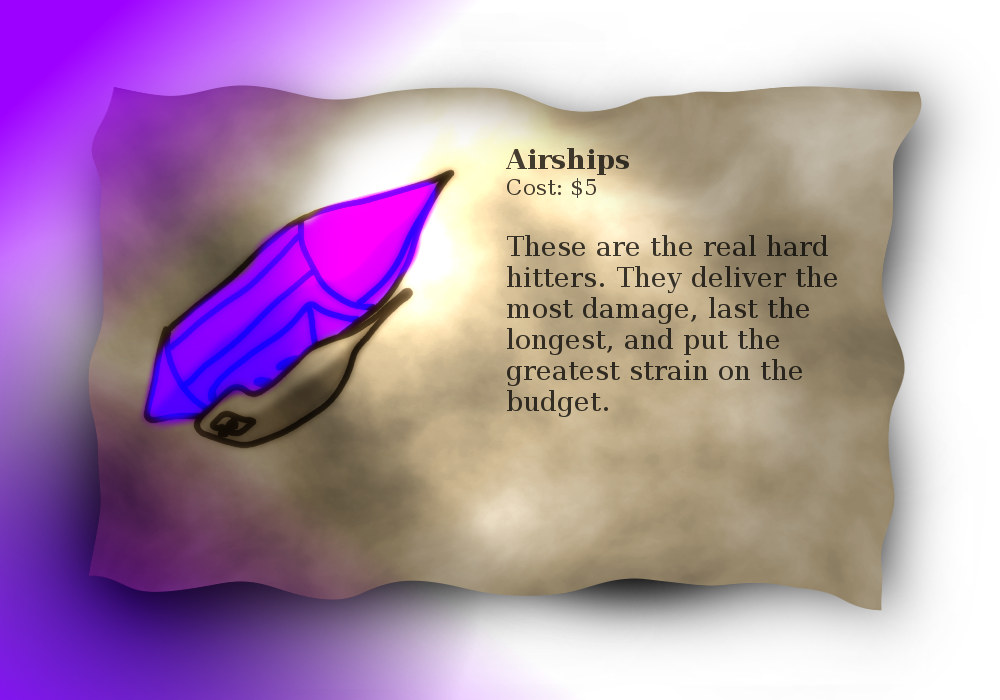
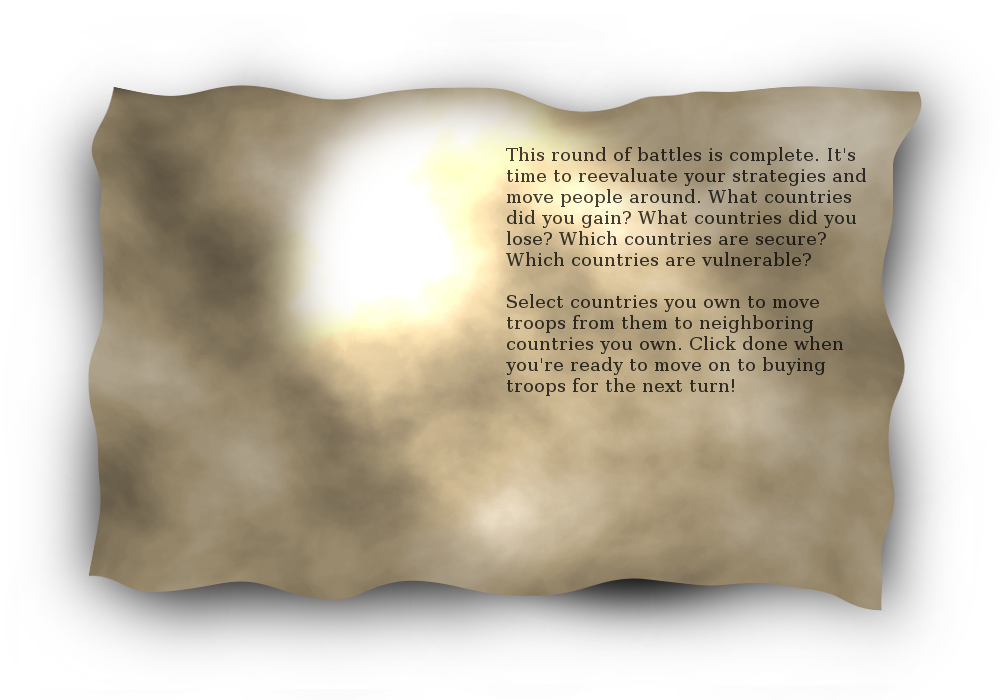
Layers edited between the first and the second 1000 × 700 image:
removed layer "Layer #3" (was soft light, 67%) over [129, 165, 461, 461]
removed layer "Layer #2" (was soft light) over [0, 160, 484, 700]
removed layer "Layer #1" (was soft light) over [143, 169, 455, 449]
removed layer "Layer #5" (was hue) over [0, 0, 586, 700]
hid "Airships ..." over [506, 148, 837, 417]
added layer "This round of battles is compl..." (75%) above "The battle is joined! Now your..." over [506, 147, 866, 396]
